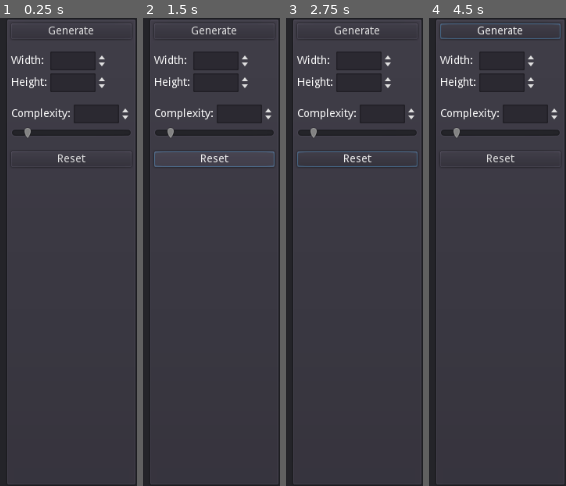
Above: before the commit, frames 1-4 (left to right).
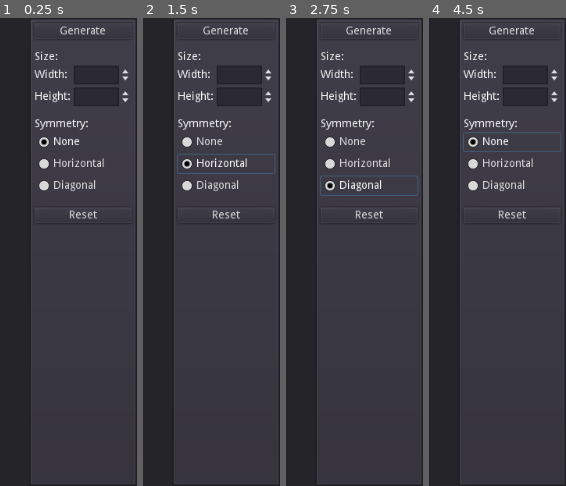
Above: after the commit, the same moments.

Repository: heppocogne/RandomPixelArt
Game: Godot game, scene res://main.tscn
Two runs of this game, one before a commit and one after it. Both use one fixed random seed, a clock stepped at 60 frames per second and the inputs below.
Inputs (mouse positions are in pixels of both pictures, inside the frame that each line leads up to):
- Up to frame 1 (0.25 s): no input
- Up to frame 2 (1.5 s): click (226, 144) at 0.5 s, where only the run after the commit has a clickable "None"; click (226, 163) at 1.25 s, where only the run after the commit has a clickable "Horizontal"
- Up to frame 3 (2.75 s): click (369, 186) at 2 s, where only the run after the commit has a clickable "Diagonal"
- Up to frame 4 (4.5 s): click "Generate" at 2.75 s; click "Generate" at 3.5 s; click (512, 144) at 4.25 s, where only the run after the commit has a clickable "None"

The runs differ from the first frame. In frame 1, 16% of the frame differs, in the area x 5-96%, y 0-100%; in frame 2, 17%, in the area x 5-98%, y 0-100%; in frame 3, 17%; in frame 4, 17%.

Commit message:
Update node structure Add radio button

Diff:
--- a/main.tscn
+++ b/main.tscn
@@ -1,8 +1,9 @@
-[gd_scene load_steps=4 format=2]
+[gd_scene load_steps=5 format=2]
 
 [ext_resource path="res://complexity_spin_box.gd" type="Script" id=1]
 [ext_resource path="res://complexity_h_slider.gd" type="Script" id=2]
 [ext_resource path="res://reset_button.gd" type="Script" id=3]
+[ext_resource path="res://symmetry_radio_button_group.tres" type="ButtonGroup" id=4]
 
 [node name="Main" type="Control"]
 anchor_right = 1.0
@@ -16,45 +17,63 @@
 anchor_right = 1.0
 anchor_bottom = 1.0
 
-[node name="Control" type="Control" parent="BackgroundPanel/HSplitContainer"]
-margin_right = 844.0
+[node name="MarginContainer" type="MarginContainer" parent="BackgroundPanel/HSplitContainer"]
+margin_right = 874.0
 margin_bottom = 600.0
 size_flags_horizontal = 3
+custom_constants/margin_right = 8
+custom_constants/margin_top = 8
+custom_constants/margin_left = 8
+custom_constants/margin_bottom = 8
 
-[node name="GridContainer" type="GridContainer" parent="BackgroundPanel/HSplitContainer/Control"]
-margin_right = 40.0
-margin_bottom = 40.0
+[node name="GridContainer" type="GridContainer" parent="BackgroundPanel/HSplitContainer/MarginContainer"]
+margin_left = 8.0
+margin_top = 8.0
+margin_right = 866.0
+margin_bottom = 592.0
+custom_constants/vseparation = 8
+custom_constants/hseparation = 8
 
 [node name="PanelContainer" type="PanelContainer" parent="BackgroundPanel/HSplitContainer"]
-margin_left = 856.0
+margin_left = 886.0
 margin_right = 1024.0
 margin_bottom = 600.0
 
 [node name="VBoxContainer" type="VBoxContainer" parent="BackgroundPanel/HSplitContainer/PanelContainer"]
 margin_left = 7.0
 margin_top = 7.0
-margin_right = 161.0
+margin_right = 131.0
 margin_bottom = 593.0
 custom_constants/separation = 16
 
 [node name="GenerateButton" type="Button" parent="BackgroundPanel/HSplitContainer/PanelContainer/VBoxContainer"]
-margin_right = 154.0
+margin_right = 124.0
 margin_bottom = 20.0
 text = "Generate"
 
-[node name="SizeEdit" type="GridContainer" parent="BackgroundPanel/HSplitContainer/PanelContainer/VBoxContainer"]
+[node name="Size" type="VBoxContainer" parent="BackgroundPanel/HSplitContainer/PanelContainer/VBoxContainer"]
 margin_top = 36.0
-margin_right = 154.0
-margin_bottom = 88.0
+margin_right = 124.0
+margin_bottom = 106.0
+
+[node name="Label" type="Label" parent="BackgroundPanel/HSplitContainer/PanelContainer/VBoxContainer/Size"]
+margin_right = 124.0
+margin_bottom = 14.0
+text = "Size:"
+
+[node name="Edit" type="GridContainer" parent="BackgroundPanel/HSplitContainer/PanelContainer/VBoxContainer/Size"]
+margin_top = 18.0
+margin_right = 124.0
+margin_bottom = 70.0
 columns = 2
 
-[node name="WidthLabel" type="Label" parent="BackgroundPanel/HSplitContainer/PanelContainer/VBoxContainer/SizeEdit"]
+[node name="WidthLabel" type="Label" parent="BackgroundPanel/HSplitContainer/PanelContainer/VBoxContainer/Size/Edit"]
 margin_top = 5.0
 margin_right = 46.0
 margin_bottom = 19.0
 text = "Width:"
 
-[node name="WidthEdit" type="SpinBox" parent="BackgroundPanel/HSplitContainer/PanelContainer/VBoxContainer/SizeEdit"]
+[node name="WidthEdit" type="SpinBox" parent="BackgroundPanel/HSplitContainer/PanelContainer/VBoxContainer/Size/Edit"]
 margin_left = 50.0
 margin_right = 124.0
 margin_bottom = 24.0
@@ -62,13 +81,13 @@
 max_value = 256.0
 value = 16.0
 
-[node name="HeightLabel" type="Label" parent="BackgroundPanel/HSplitContainer/PanelContainer/VBoxContainer/SizeEdit"]
+[node name="HeightLabel" type="Label" parent="BackgroundPanel/HSplitContainer/PanelContainer/VBoxContainer/Size/Edit"]
 margin_top = 33.0
 margin_right = 46.0
 margin_bottom = 47.0
 text = "Height:"
 
-[node name="HeightEdit" type="SpinBox" parent="BackgroundPanel/HSplitContainer/PanelContainer/VBoxContainer/SizeEdit"]
+[node name="HeightEdit" type="SpinBox" parent="BackgroundPanel/HSplitContainer/PanelContainer/VBoxContainer/Size/Edit"]
 margin_left = 50.0
 margin_top = 28.0
 margin_right = 124.0
@@ -77,10 +96,43 @@
 max_value = 256.0
 value = 16.0
 
+[node name="Symmetry" type="VBoxContainer" parent="BackgroundPanel/HSplitContainer/PanelContainer/VBoxContainer"]
+margin_top = 122.0
+margin_right = 124.0
+margin_bottom = 220.0
+
+[node name="Label" type="Label" parent="BackgroundPanel/HSplitContainer/PanelContainer/VBoxContainer/Symmetry"]
+margin_right = 124.0
+margin_bottom = 14.0
+text = "Symmetry:"
+
+[node name="None" type="CheckBox" parent="BackgroundPanel/HSplitContainer/PanelContainer/VBoxContainer/Symmetry"]
+margin_top = 18.0
+margin_right = 124.0
+margin_bottom = 42.0
+pressed = true
+group = ExtResource( 4 )
+text = "None"
+
+[node name="Horizontal" type="CheckBox" parent="BackgroundPanel/HSplitContainer/PanelContainer/VBoxContainer/Symmetry"]
+margin_top = 46.0
+margin_right = 124.0
+margin_bottom = 70.0
+group = ExtResource( 4 )
+text = "Horizontal"
+
+[node name="Diagonal" type="CheckBox" parent="BackgroundPanel/HSplitContainer/PanelContainer/VBoxContainer/Symmetry"]
+margin_top = 74.0
+margin_right = 124.0
+margin_bottom = 98.0
+group = ExtResource( 4 )
+text = "Diagonal"
+
 [node name="VBoxContainer" type="VBoxContainer" parent="BackgroundPanel/HSplitContainer/PanelContainer/VBoxContainer"]
-margin_top = 104.0
+visible = false
+margin_top = 120.0
 margin_right = 154.0
-margin_bottom = 148.0
+margin_bottom = 164.0
 
 [node name="ComplexityEdit" type="HBoxContainer" parent="BackgroundPanel/HSplitContainer/PanelContainer/VBoxContainer/VBoxContainer"]
 margin_right = 154.0
@@ -113,12 +165,11 @@
 script = ExtResource( 2 )
 
 [node name="ResetButton" type="Button" parent="BackgroundPanel/HSplitContainer/PanelContainer/VBoxContainer"]
-margin_top = 164.0
-margin_right = 154.0
-margin_bottom = 184.0
+margin_top = 236.0
+margin_right = 124.0
+margin_bottom = 256.0
 text = "Reset"
 script = ExtResource( 3 )
-target_pathes = [ "BackgroundPanel/HSplitContainer/PanelContainer/VBoxContainer/SizeEdit/WidthEdit:value", "BackgroundPanel/HSplitContainer/PanelContainer/VBoxContainer/SizeEdit/HeightEdit:value", "BackgroundPanel/HSplitContainer/PanelContainer/VBoxContainer/VBoxContainer/ComplexityEdit/SpinBox:value" ]
 
 [connection signal="ready" from="." to="BackgroundPanel/HSplitContainer/PanelContainer/VBoxContainer/ResetButton" method="_on_Main_ready"]
 [connection signal="changed" from="BackgroundPanel/HSplitContainer/PanelContainer/VBoxContainer/VBoxContainer/ComplexityEdit/SpinBox" to="BackgroundPanel/HSplitContainer/PanelContainer/VBoxContainer/VBoxContainer/HSlider" method="_on_SpinBox_changed"]
--- a/reset_button.gd
+++ b/reset_button.gd
@@ -1,19 +1,22 @@
 extends Button
 
-export(Array,String) var target_pathes:Array
+const target_pathes:=PoolStringArray([
+	"../Size/Edit/WidthEdit:value",
+	"../Size/Edit/HeightEdit:value",
+	"../Symmetry/None:pressed",
+	"../VBoxContainer/ComplexityEdit/SpinBox:value"
+])
 # [object,property_path,value]
 var initial_values:Array
 
 func _init():
-	target_pathes=[]
 	initial_values=[]
 
 
 func _on_Main_ready():
-	var main:Control=get_tree().root.get_node("Main")
 	for path in target_pathes:
 		var colon_index:int=path.find(":")
-		var node:Node=main.get_node(path.left(colon_index))
+		var node:Node=get_node(path.left(colon_index))
 		var property:NodePath=path.right(colon_index)
 		initial_values.push_back([node,property,node.get_indexed(property)])
 
--- /dev/null
+++ b/symmetry_radio_button_group.tres
@@ -0,0 +1,3 @@
+[gd_resource type="ButtonGroup" format=2]
+
+[resource]
